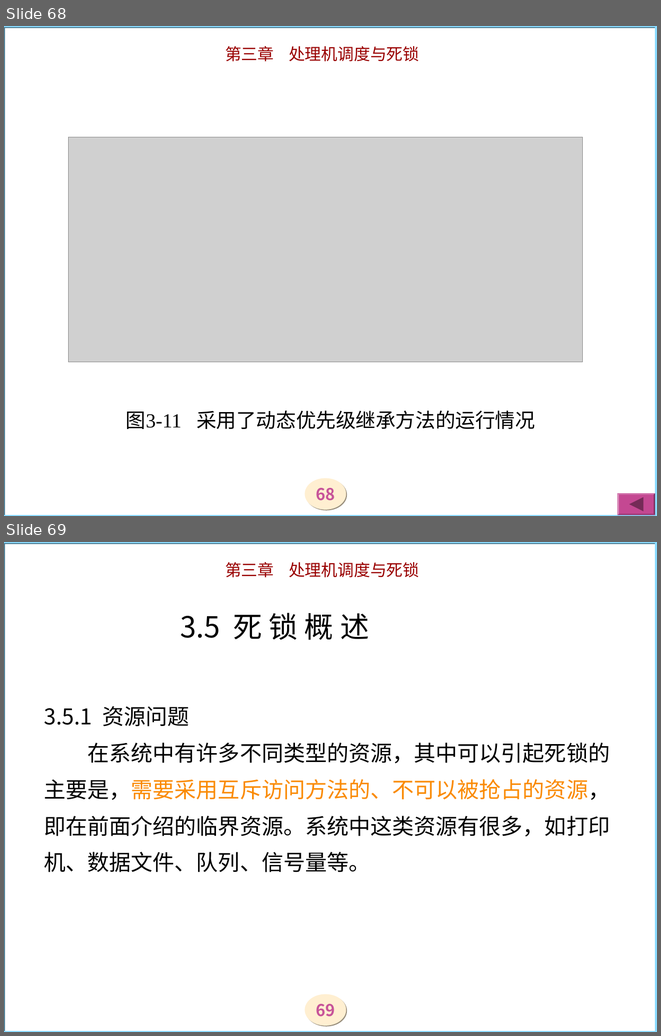
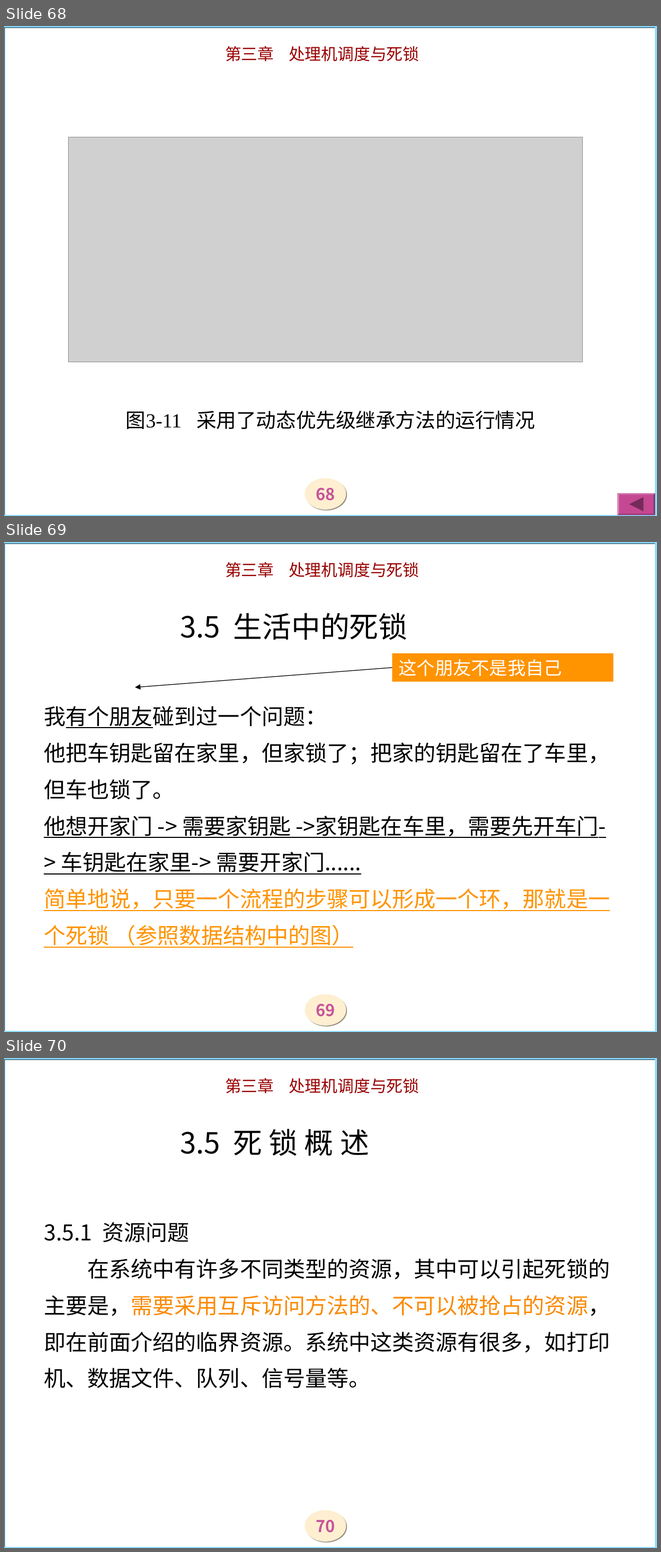
Before and after one commit to zjyesir/hmc_OS, a slide deck: ppt/3调度和死锁.ppt. Shown one above the other, each under a label of ours: slides 68 and 69 before the commit, slides 68, 69 and 70 after it. The pictures are 661x1036 and 661x1552 pixels, drawn with LibreOffice and Linux fonts; fonts in the diff are those of the drawing; grey boxes stand for pictures; background and template pictures are left out. Boxes give left, top, right and bottom in pixels: in the first picture for what was removed or moved away, otherwise in the second. Text is boxed around its words. In the diff, an @@ line names an element or a change of style, - is before the commit and + after.

```diff
--- a/ppt/3调度和死锁.ppt
+++ b/ppt/3调度和死锁.ppt
@@ slide 69 added at (x1=4, y1=542, x2=657, y2=1032), background picture (left out); not listed: 3 template elements that a slide beside it also shows @@
@@ title added at (x1=44, y1=612, x2=610, y2=947), 24 pt, text #000000, underline @@
+3.5 生活中的死锁
+我有个朋友碰到过一个问题：
+他把车钥匙留在家里，但家锁了；把家的钥匙留在了车里，但车也锁了。
+他想开家门 -> 需要家钥匙 ->家钥匙在车里，需要先开车门-> 车钥匙在家里-> 需要开家门......
+简单地说，只要一个流程的步骤可以形成一个环，那就是一个死锁 （参照数据结构中的图）
@@ rectangle added at (x1=392, y1=653, x2=613, y2=682), fill #FF9300, 20 pt, text #FFFFFF @@
+这个朋友不是我自己
@@ arrow added from (392, 668) to (135, 687), #000000 0.74 pt @@
@@ what was slide 69 is now slide 70 @@
@@ page number at (x1=316, y1=1520, x2=335, y2=1532): text changed @@
-69
+70
```
Also in this commit, not shown: 11 slides changed, 1 other slide added, 1 slide removed.
